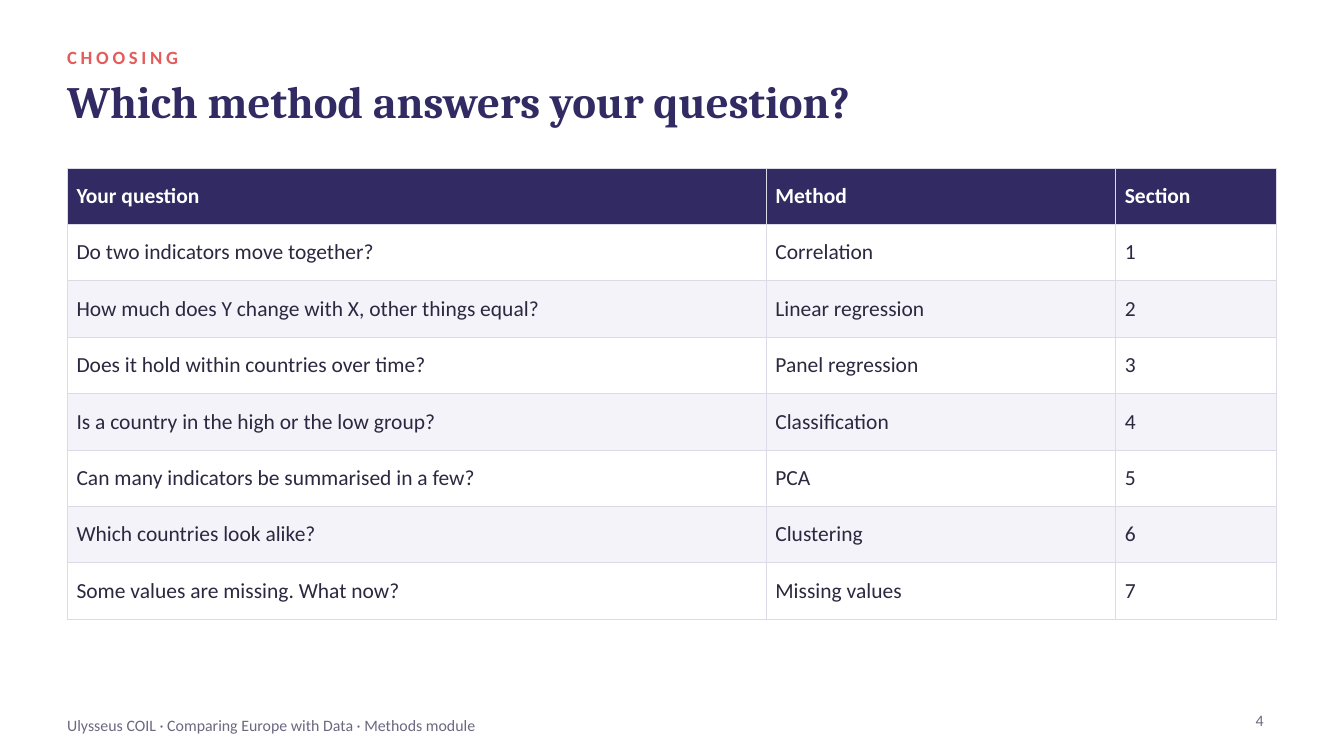
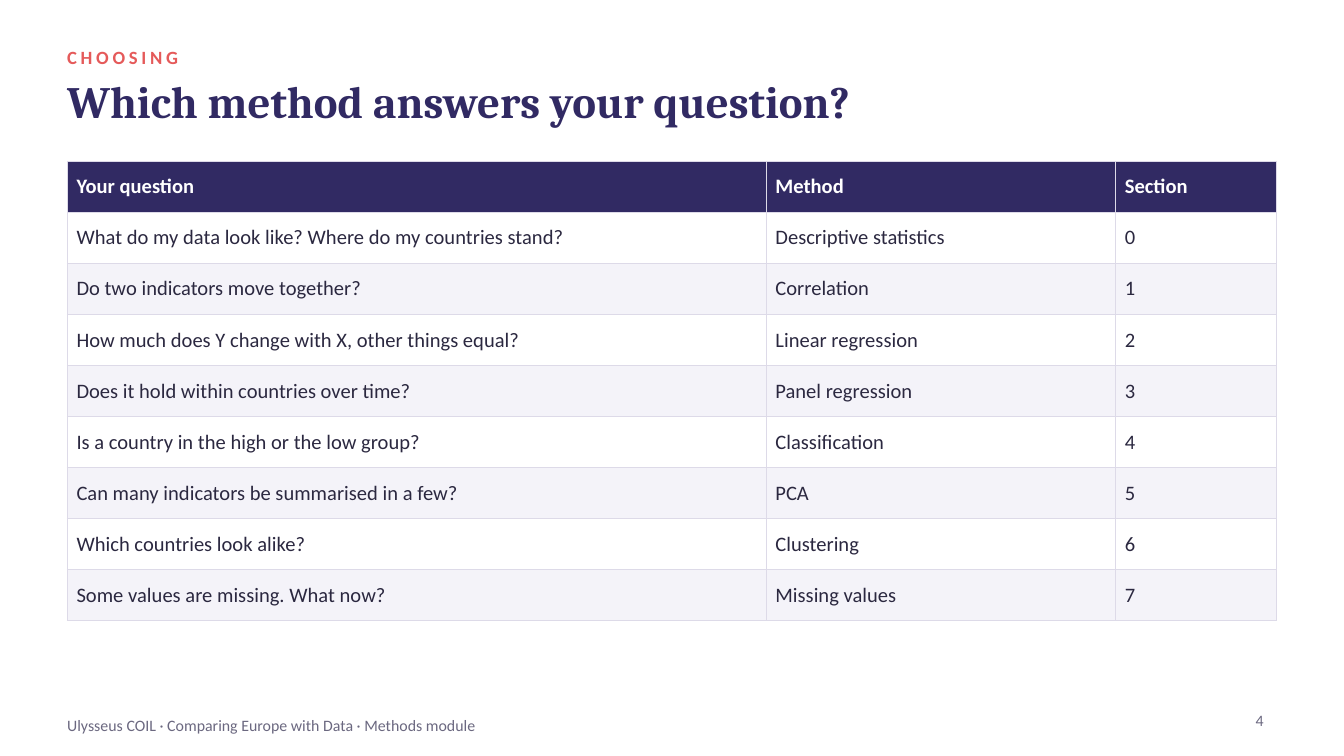
Before and after one commit to coil-europe/coil-europe.github.io, a slide deck: slide 4 of docs/slides/COIL_methods_module.pptx. Drawn at 1344x756 pixels with LibreOffice and Linux fonts; fonts in the diff are those of the drawing. Boxes give left, top, right and bottom in pixels: in the first picture for what was removed or moved away, otherwise in the second. Text is boxed around its words. In the diff, an @@ line names an element or a change of style, - is before the commit and + after.

```diff
--- a/docs/slides/COIL_methods_module.pptx
+++ b/docs/slides/COIL_methods_module.pptx
@@ table at (x1=67, y1=161, x2=1277, y2=610) @@
+row 2: What do my data look like? Where do my countries stand? | Descriptive statistics | 0
@@ table resized from (x1=67, y1=168, x2=1277, y2=606) to (x1=67, y1=161, x2=1277, y2=610) @@
```
Also in this commit, not shown: 1 other slide changed, 5 slides added, 6 other files.
